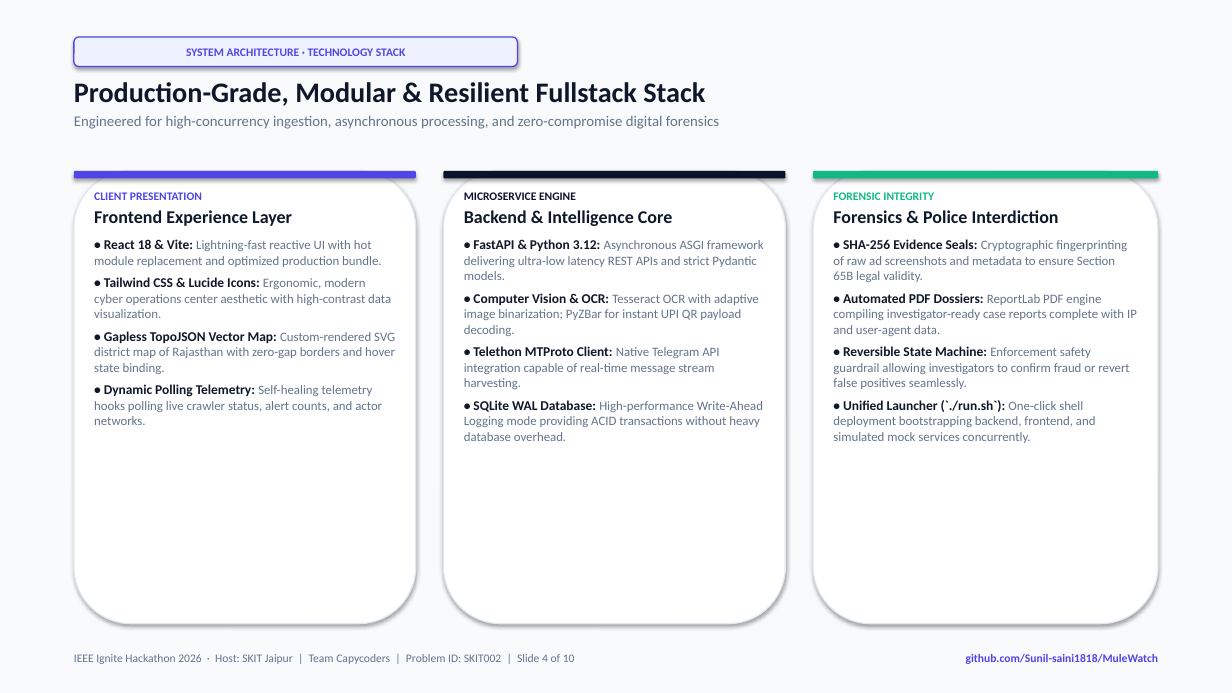
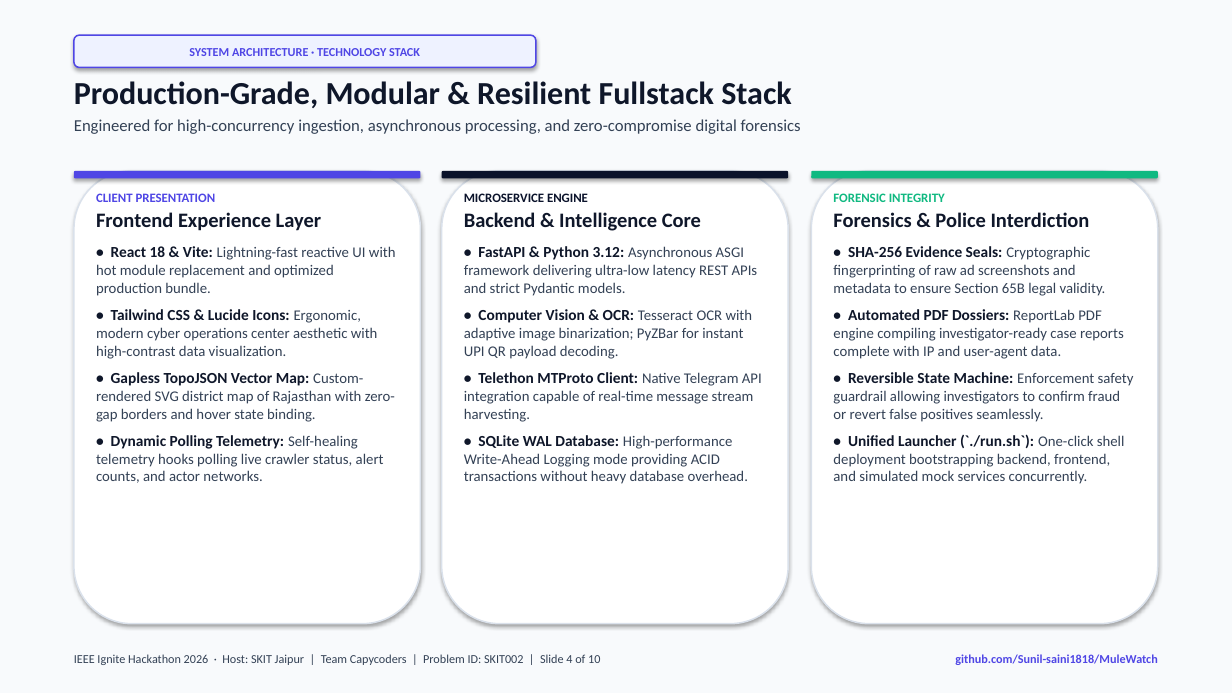
Before and after one commit to Sunil-saini1818/MuleWatch, a slide deck: slide 4 of MuleWatch_Presentation_IEEE_Ignite_2026.pptx. Drawn at 1232x693 pixels with LibreOffice and Linux fonts; fonts in the diff are those of the drawing. Boxes give left, top, right and bottom in pixels: in the first picture for what was removed or moved away, otherwise in the second. Text is boxed around its words. In the diff, an @@ line names an element or a change of style, - is before the commit and + after.

Commit message:
style: enhance typography, visibility, and layout alignment in pitch deck

```diff
--- a/MuleWatch_Presentation_IEEE_Ignite_2026.pptx
+++ b/MuleWatch_Presentation_IEEE_Ignite_2026.pptx
@@ rounded rectangle "SYSTEM ARCHITECTURE · TECHNOLOGY STACK": place and size @@
-rounded rectangle "SYSTEM ARCHITECTURE · TECHNOLOGY STACK" at [74, 37, 518, 67]
+rounded rectangle "SYSTEM ARCHITECTURE · TECHNOLOGY STACK" at [74, 35, 536, 67]
@@ rounded rectangle "SYSTEM ARCHITECTURE · TECHNOLOGY STACK" at [74, 35, 536, 67]: size 9 to 9.5 pt; outline #4F46E5 1 pt to #4F46E5 1.2 pt @@
@@ text "Production-Grade, Modular & Resilient Fullstack ..." at [74, 81, 801, 134]: size 22 to 25 pt in "Production-Grade, Modular & Resilient Fullstack Stack"; size 11.5 to 13 pt, text colour #64748B to #334155 in "Engineered for high-concurrency ingestion, asynchronous proc ..." @@
@@ rounded rectangle: place and size @@
-rounded rectangle at [74, 171, 416, 178]
+rounded rectangle at [74, 171, 421, 178]
@@ outline #E2E8F0 1 pt to #DAE1EB 1.2 pt in 3 elements at [811, 171, 1158, 624], [442, 171, 788, 624], [74, 171, 421, 624] @@
@@ rounded rectangle: place and size @@
-rounded rectangle at [74, 171, 416, 624]
+rounded rectangle at [74, 171, 421, 624]
@@ text "CLIENT PRESENTATION" at [96, 193, 396, 483]: size 9 to 10 pt in "CLIENT PRESENTATION"; size 14 to 16 pt in "Frontend Experience Layer"; size 10.5 to 12 pt in "• React 18 & Vite:", "• Tailwind CSS & Lucide Icons:", "• Gapless TopoJSON Vector Map:", "• Dynamic Polling Telemetry:"; size 10 to 11.5 pt, text colour #64748B to #334155 in "Lightning-fast reactive UI with hot module replacement ...", "Ergonomic, modern cyber operations center aesthetic with ...", "Custom-rendered SVG district map of Rajasthan with ...", "Self-healing telemetry hooks polling live crawler status, ..."; more space between paragraphs @@
@@ text "MICROSERVICE ENGINE" at [464, 193, 762, 484]: size 9 to 10 pt in "MICROSERVICE ENGINE"; size 14 to 16 pt in "Backend & Intelligence Core"; size 10.5 to 12 pt in "• FastAPI & Python 3.12:", "• Computer Vision & OCR:", "• Telethon MTProto Client:", "• SQLite WAL Database:"; size 10 to 11.5 pt, text colour #64748B to #334155 in "Asynchronous ASGI framework delivering ultra-low latency RES ...", "Tesseract OCR with adaptive image binarization; PyZBar ...", "Native Telegram API integration capable of real-time ...", "High-performance Write-Ahead Logging mode providing ACID tra ..."; more space between paragraphs @@
@@ text "FORENSIC INTEGRITY" at [833, 193, 1134, 484]: size 9 to 10 pt in "FORENSIC INTEGRITY"; size 14 to 16 pt in "Forensics & Police Interdiction"; size 10.5 to 12 pt in "• SHA-256 Evidence Seals:", "• Automated PDF Dossiers:", "• Reversible State Machine:", "• Unified Launcher (`./run.sh`):"; size 10 to 11.5 pt, text colour #64748B to #334155 in "Cryptographic fingerprinting of raw ad screenshots and ...", "ReportLab PDF engine compiling investigator-ready case repor ...", "Enforcement safety guardrail allowing investigators to confi ...", "One-click shell deployment bootstrapping backend, frontend,  ..."; more space between paragraphs @@
@@ text "IEEE Ignite Hackathon 2026 · ..." at [74, 654, 600, 665]: size 9 to 9.5 pt, text colour #64748B to #334155 @@
@@ text "github.com/Sunil-saini1818/MuleWatch" at [955, 654, 1157, 665]: size 9 to 9.5 pt @@
```
Also in this commit, not shown: 9 other slides changed, 1 other file.
